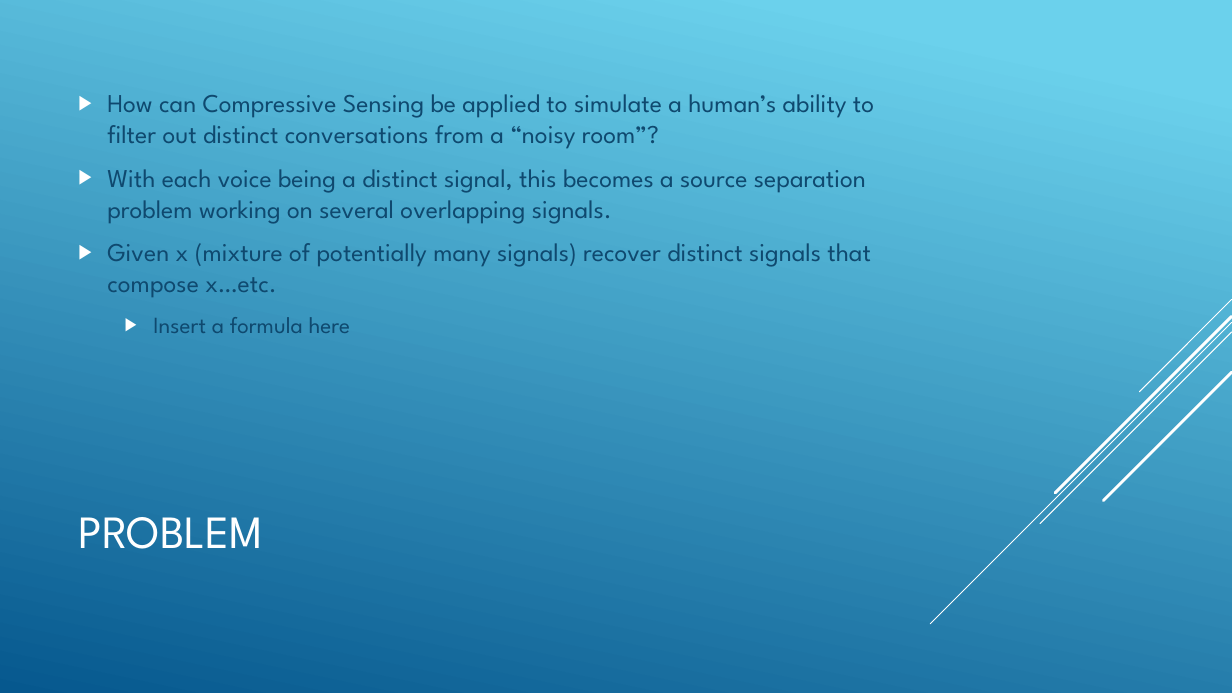
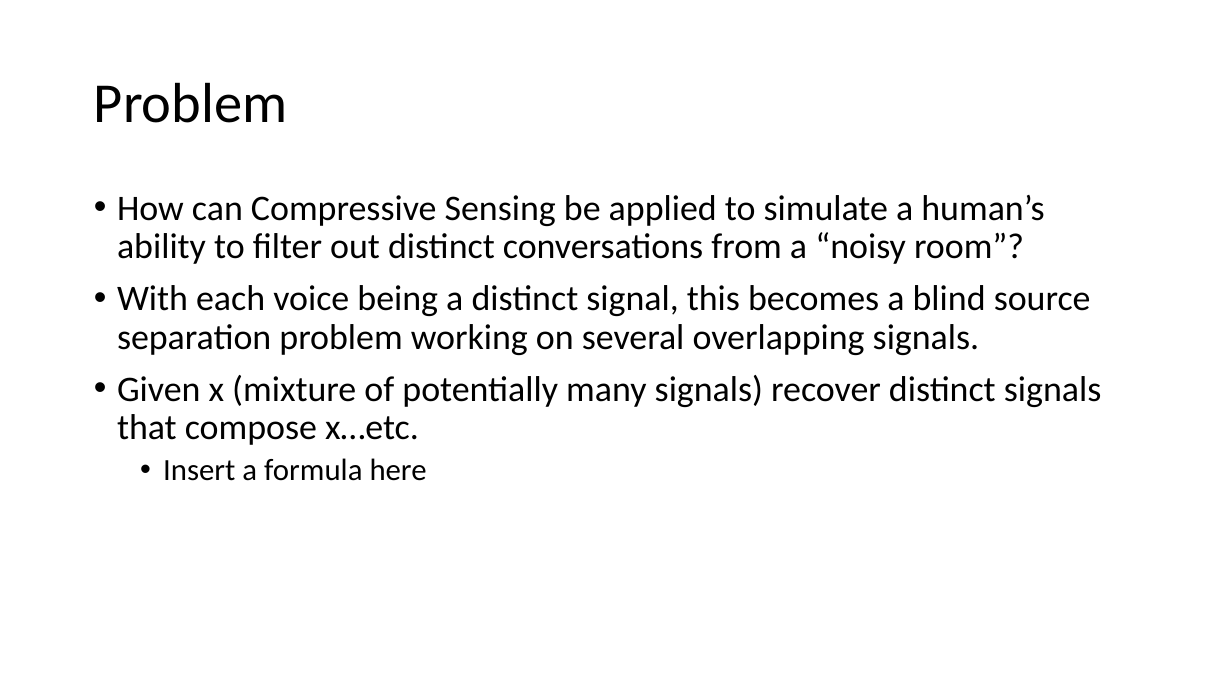
Before and after one commit to esaracin/compressive-sensing-cocktail-party-problem, a slide deck: slide 2 of slide/slides.pptx. Drawn at 1232x693 pixels with LibreOffice and Linux fonts; fonts in the diff are those of the drawing. Boxes give left, top, right and bottom in pixels: in the first picture for what was removed or moved away, otherwise in the second. Text is boxed around its words. In the diff, an @@ line names an element or a change of style, - is before the commit and + after.

```diff
--- a/slide/slides.pptx
+++ b/slide/slides.pptx
@@ background gradient #6ED2EB to #06588E to #FFFFFF @@
@@ title at [94, 82, 287, 123]: text changed; size 36 to 44 pt; font League Spartan to Calibri; text colour #FFFFFF to #000000 @@
-PROBLEM
+Problem
@@ text "How can Compressive Sensing be ...": place and size @@
-text "How can Compressive Sensing be ..." at [107, 94, 874, 333]
+text "How can Compressive Sensing be ..." at [117, 195, 1102, 481]
@@ text "How can Compressive Sensing be ..." at [117, 195, 1102, 481]: vertical alignment middle to top @@
@@ text at [117, 195, 1102, 481]: size 20 to 28 pt in "How can Compressive Sensing be applied to ...", "Given x (mixture of potentially many signals) ..."; font League Spartan to Calibri, text colour #0F496F to #000000 in "How can Compressive Sensing be applied to ...", "Given x (mixture of potentially many signals) ...", "Insert a formula here"; size 18 to 24 pt in "Insert a formula here"; bullet ▶ to •; line spacing 1 to 0.9; less space between paragraphs @@
@@ text at [117, 285, 1091, 355]: text changed; size 20 to 28 pt; font League Spartan to Calibri; text colour #0F496F to #000000 @@
-▶ With each voice being a distinct signal, this becomes a source separation problem working on several overlapping signals.
+• With each voice being a distinct signal, this becomes a blind source separation problem working on several overlapping signals.
@@ group removed at [931, 299, 1232, 624]: 5 lines @@
```
Also in this commit, not shown: 8 other slides changed, 1 slide added, 1 slide removed.
